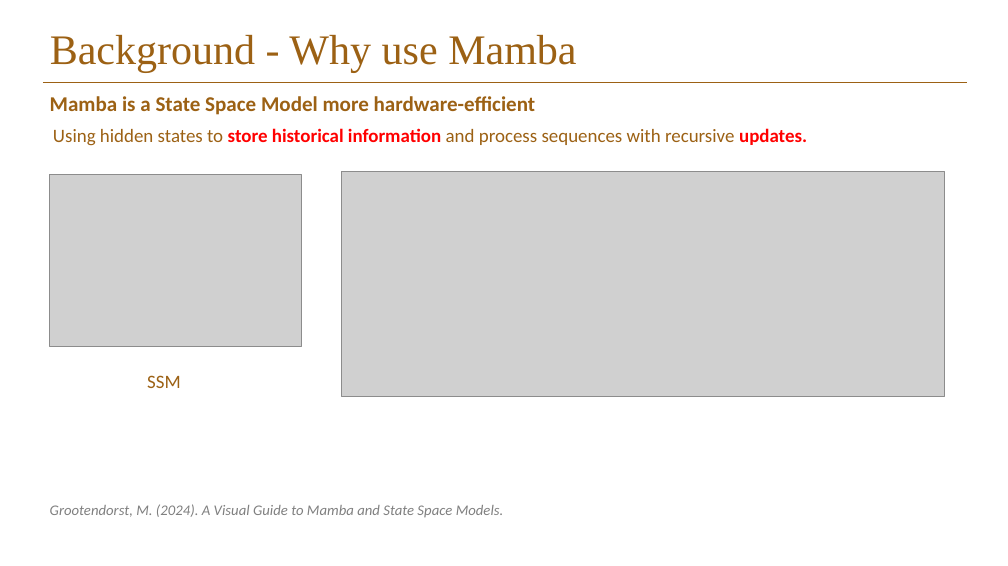
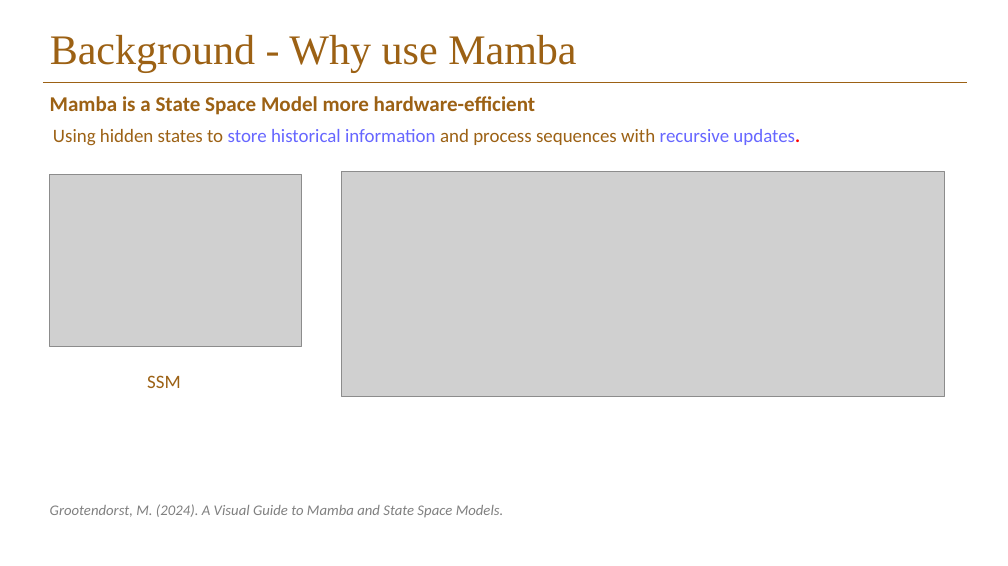
Before and after one commit to Elison-debug/Cmamba_reconstruct, a slide deck: slide 8 of pre-ssm.pptx. Drawn at 1008x566 pixels with LibreOffice and Linux fonts; fonts in the diff are those of the drawing; grey boxes stand for pictures; background and template pictures are left out. Boxes give left, top, right and bottom in pixels: in the first picture for what was removed or moved away, otherwise in the second. Text is boxed around its words. In the diff, an @@ line names an element or a change of style, - is before the commit and + after.

```diff
--- a/pre-ssm.pptx
+++ b/pre-ssm.pptx
@@ text "Using hidden states to store ..." at box(53, 129, 800, 146): text colour #FF0000 to #6666FF, bold off in "store historical information updates."; text colour #9C6114 to #6666FF in "recursive" @@
```
Also in this commit, not shown: 4 other slides changed.
